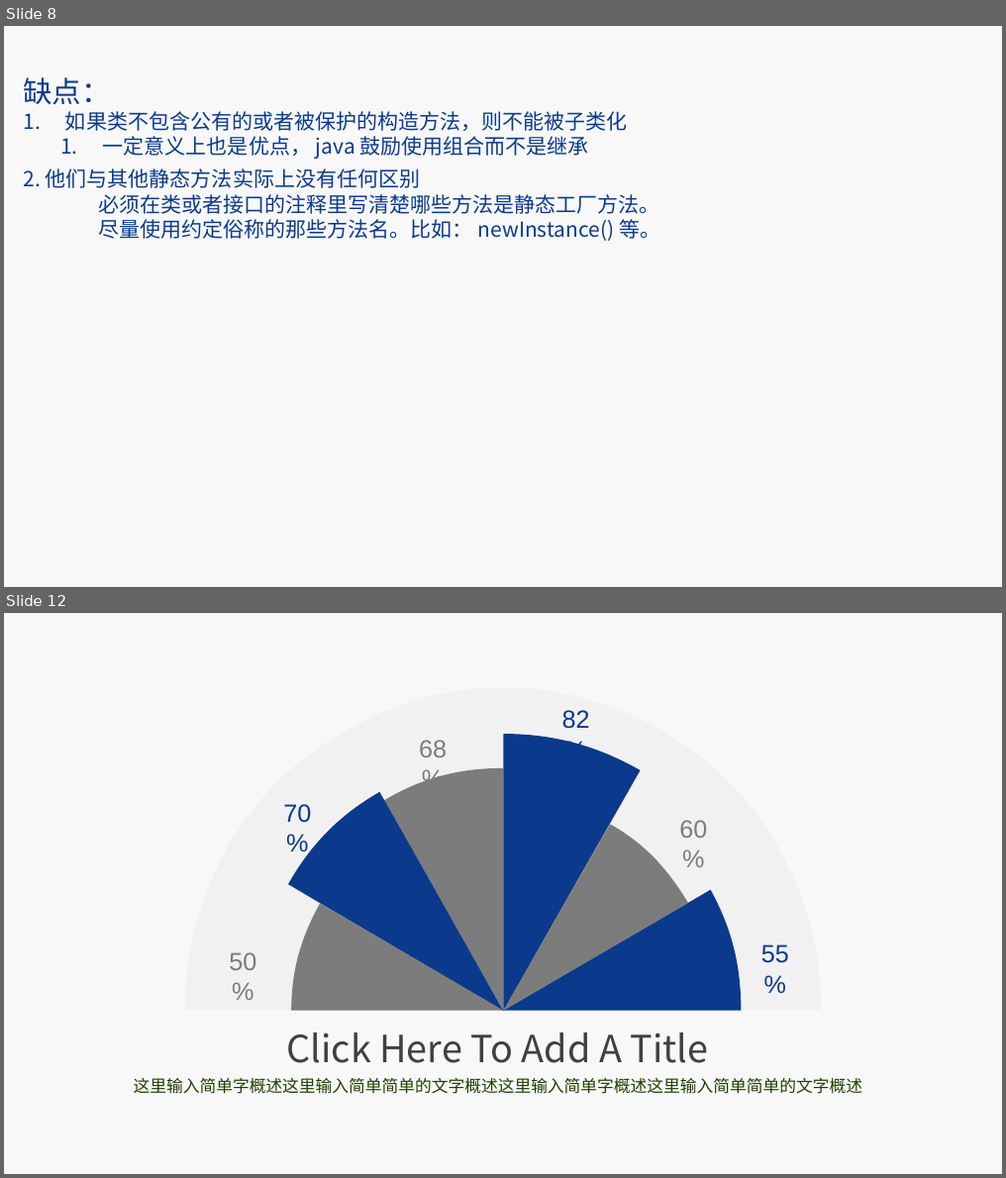
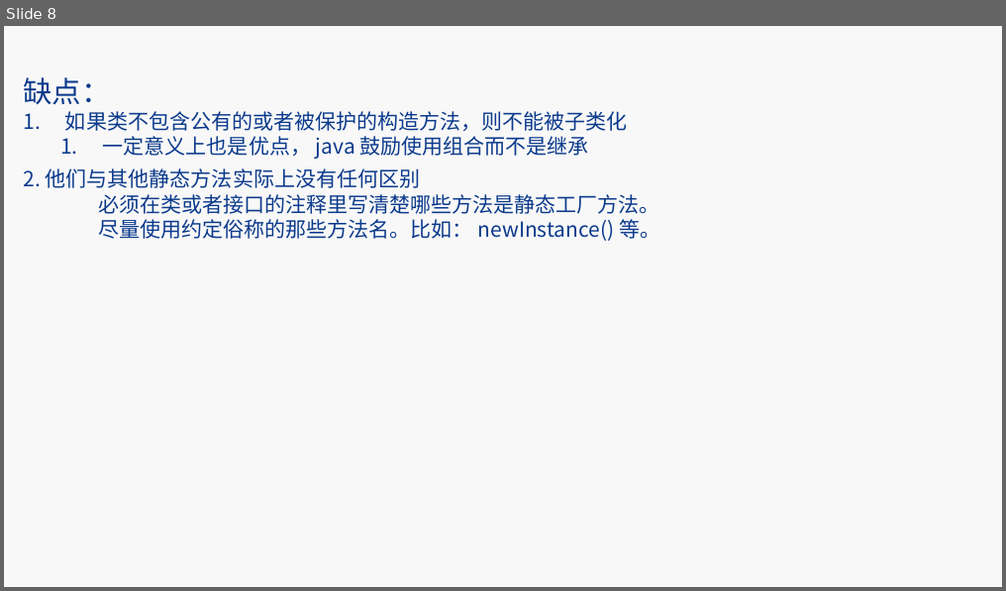
Before and after one commit to kinghaoyu/effectivejava, a slide deck: src/main/resources/ppt/后端技术分享之日常开发中的常用技巧.pptx. Shown one above the other, each under a label of ours: slides 8 and 12 before the commit, slide 8 after it; the slides between them are not shown. The pictures are 1006x1178 and 1006x591 pixels, drawn with LibreOffice and Linux fonts; fonts in the diff are those of the drawing; background and template pictures are left out. Boxes give left, top, right and bottom in pixels: in the first picture for what was removed or moved away, otherwise in the second. Text is boxed around its words. In the diff, an @@ line names an element or a change of style, - is before the commit and + after.

```diff
--- a/src/main/resources/ppt/后端技术分享之日常开发中的常用技巧.pptx
+++ b/src/main/resources/ppt/后端技术分享之日常开发中的常用技巧.pptx
@@ slide 12 removed at bbox=[4, 613, 1002, 1174], background #F8F8F8 @@
@@ freeform shape removed at bbox=[346, 688, 504, 802] @@
@@ freeform shape removed at bbox=[503, 688, 663, 1011] @@
@@ freeform shape removed at bbox=[227, 731, 503, 1011] @@
@@ freeform shape removed at bbox=[503, 731, 779, 1011] @@
@@ text removed at bbox=[562, 710, 590, 729] @@
-82%
@@ text removed at bbox=[419, 740, 447, 758] @@
-68%
@@ freeform shape removed at bbox=[503, 735, 641, 1011] @@
@@ freeform shape removed at bbox=[383, 768, 503, 1011] @@
@@ freeform shape removed at bbox=[503, 771, 641, 1011] @@
@@ text removed at bbox=[283, 804, 311, 823] @@
-70%
@@ freeform shape removed at bbox=[288, 792, 504, 1011] @@
@@ freeform shape removed at bbox=[383, 801, 503, 1011] @@
@@ text removed at bbox=[679, 820, 707, 838] @@
-60%
@@ freeform shape removed at bbox=[185, 849, 503, 1011] @@
@@ freeform shape removed at bbox=[503, 849, 821, 1011] @@
@@ freeform shape removed at bbox=[503, 824, 688, 1011] @@
@@ freeform shape removed at bbox=[288, 884, 321, 903] @@
@@ freeform shape removed at bbox=[291, 903, 503, 1011] @@
@@ freeform shape removed at bbox=[503, 890, 741, 1011] @@
@@ freeform shape removed at bbox=[503, 903, 688, 1011] @@
@@ text removed at bbox=[229, 953, 256, 970] @@
-50%
@@ text removed at bbox=[761, 945, 789, 963] @@
-55%
@@ text removed at bbox=[287, 1033, 708, 1063] @@
-Click Here To Add A Title
@@ text removed at bbox=[134, 1078, 862, 1094] @@
-这里输入简单字概述这里输入简单简单的文字概述这里输入简单字概述这里输入简单简单的文字概述
```
Also in this commit, not shown: 3 slides changed, 8 slides added, 2 other slides removed, 4 other files.
